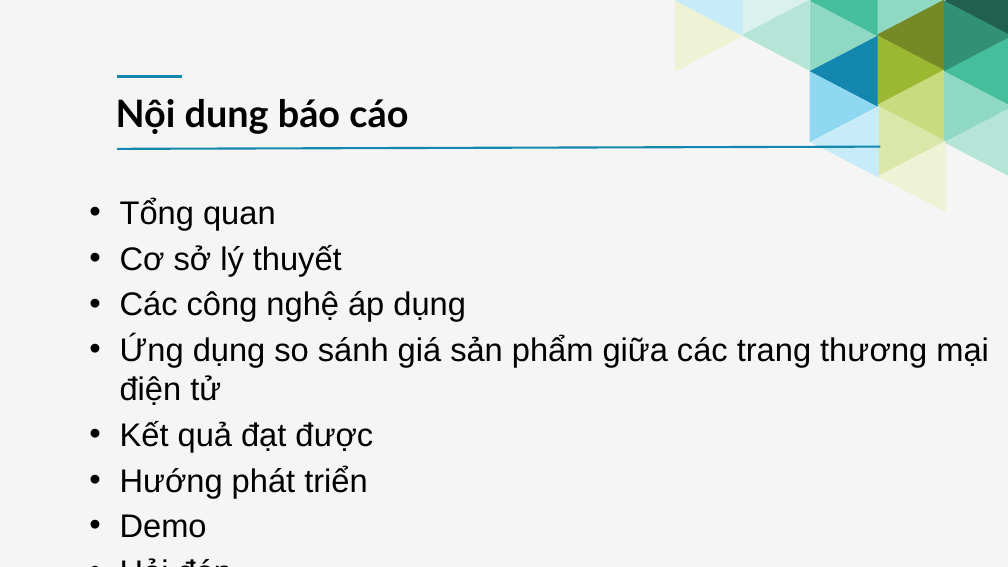
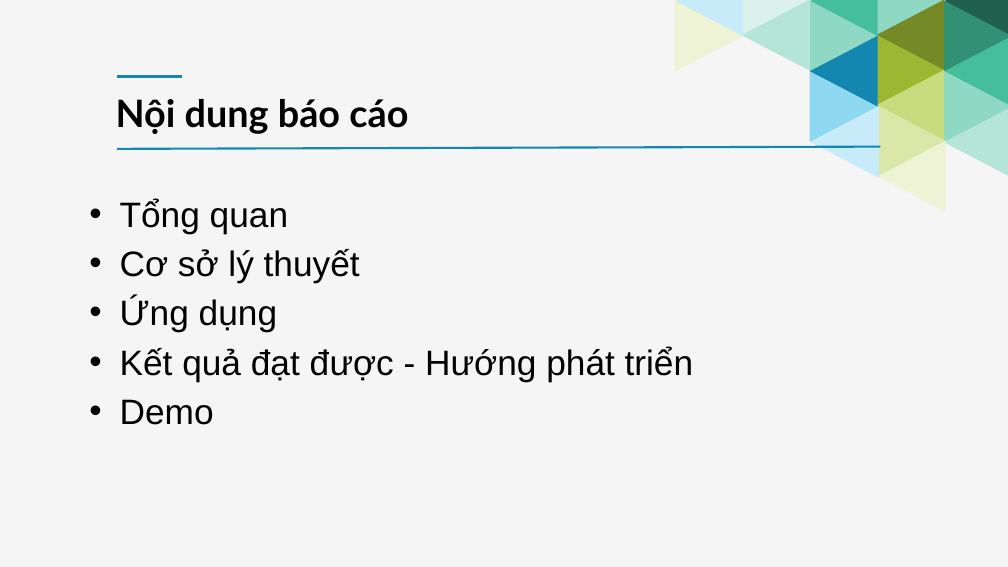
Before and after one commit to HaiUIT-zz/Price-Compare-System, a slide deck: slide 3 of presentation/final-file-present/Report-Project-14012018.pptx. Drawn at 1008x567 pixels with LibreOffice and Linux fonts; fonts in the diff are those of the drawing. Boxes give left, top, right and bottom in pixels: in the first picture for what was removed or moved away, otherwise in the second. Text is boxed around its words. In the diff, an @@ line names an element or a change of style, - is before the commit and + after.

```diff
--- a/presentation/final-file-present/Report-Project-14012018.pptx
+++ b/presentation/final-file-present/Report-Project-14012018.pptx
@@ text at (120,198,694,425): paragraph removed @@
-• Hỏi đáp
@@ text at (120,198,360,425): size 31.1 to 33.6 pt in "Tổng quan", "Cơ sở lý thuyết", "Demo" @@
@@ text at (120,297,694,381): text changed; size 31.1 to 33.6 pt @@
-• Các công nghệ áp dụng
-• Ứng dụng so sánh giá sản phẩm giữa các trang thương mại điện tử
-• Kết quả đạt được
-• Hướng phát triển
+• Ứng dụng
+• Kết quả đạt được - Hướng phát triển
```
Also in this commit, not shown: 10 other slides changed, 1 slide added, 2 slides removed.
